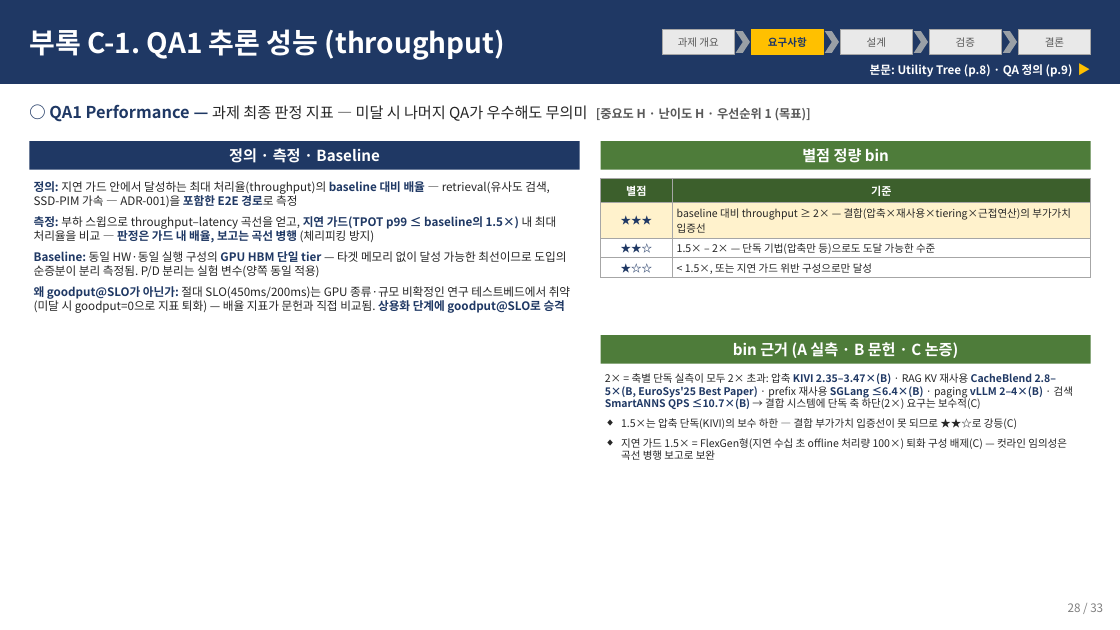
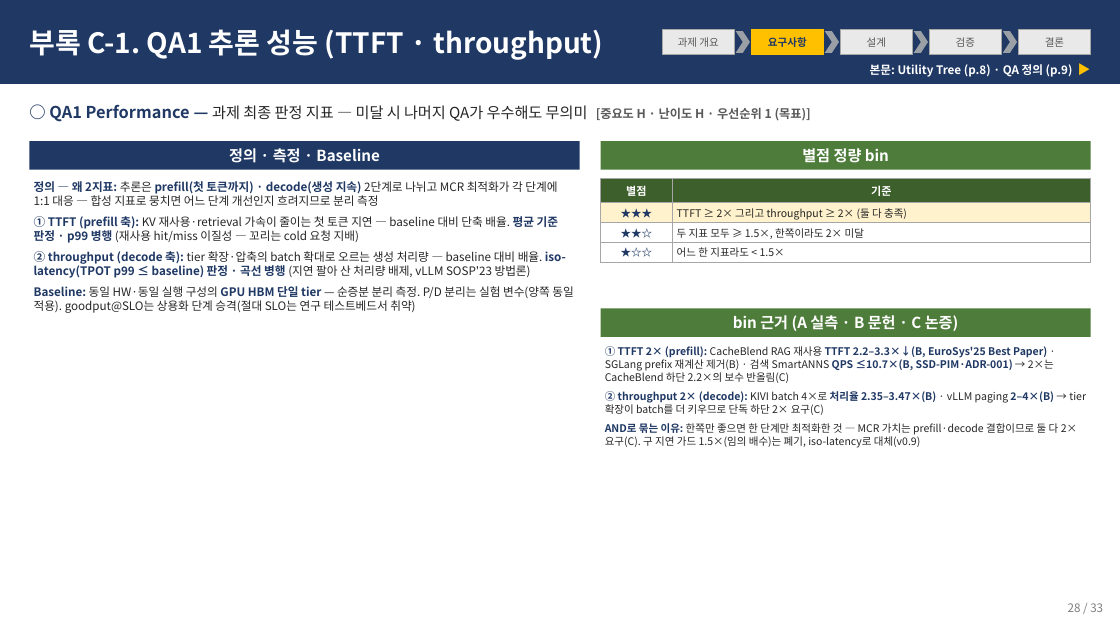
Before and after one commit to mkim0628/architect, a slide deck: slide 8 of docs/mcr_req_deck.pptx. Drawn at 1120x630 pixels with LibreOffice and Linux fonts; fonts in the diff are those of the drawing. Boxes give left, top, right and bottom in pixels: in the first picture for what was removed or moved away, otherwise in the second. Text is boxed around its words. In the diff, an @@ line names an element or a change of style, - is before the commit and + after.

```diff
--- a/docs/mcr_req_deck.pptx
+++ b/docs/mcr_req_deck.pptx
@@ text at [29,29,603,60]: text changed @@
-부록 C-1. QA1 추론 성능 (throughput)
+부록 C-1. QA1 추론 성능 (TTFT · throughput)
@@ table at [601,178,1091,262] @@
-row 2, column 2: baseline 대비 throughput ≥ 2× — 결합(압축×재사용×tiering×근접연산)의 부가가치 입증선
+row 2, column 2: TTFT ≥ 2× 그리고 throughput ≥ 2× (둘 다 충족)
-row 3, column 2: 1.5× – 2× — 단독 기법(압축만 등)으로도 도달 가능한 수준
+row 3, column 2: 두 지표 모두 ≥ 1.5×, 한쪽이라도 2× 미달
-row 4, column 2: < 1.5×, 또는 지연 가드 위반 구성으로만 달성
+row 4, column 2: 어느 한 지표라도 < 1.5×
@@ text at [34,181,573,313]: text changed @@
-◆ 정의: 지연 가드 안에서 달성하는 최대 처리율(throughput)의 baseline 대비 배율 — retrieval(유사도 검색, SSD-PIM 가속 — ADR-001)을 포함한 E2E 경로로 측정
-◆ 측정: 부하 스윕으로 throughput–latency 곡선을 얻고, 지연 가드(TPOT p99 ≤ baseline의 1.5×) 내 최대 처리율을 비교 — 판정은 가드 내 배율, 보고는 곡선 병행 (체리피킹 방지)
-◆ Baseline: 동일 HW·동일 실행 구성의 GPU HBM 단일 tier — 타겟 메모리 없이 달성 가능한 최선이므로 도입의 순증분이 분리 측정됨. P/D 분리는 실험 변수(양쪽 동일 적용)
-◆ 왜 goodput@SLO가 아닌가: 절대 SLO(450ms/200ms)는 GPU 종류·규모 비확정인 연구 테스트베드에서 취약(미달 시 goodput=0으로 지표 퇴화) — 배율 지표가 문헌과 직접 비교됨. 상용화 단계에 goodput@SLO로 승격
+◆ 정의 — 왜 2지표: 추론은 prefill(첫 토큰까지) · decode(생성 지속) 2단계로 나뉘고 MCR 최적화가 각 단계에 1:1 대응 — 합성 지표로 뭉치면 어느 단계 개선인지 흐려지므로 분리 측정
+◆ ① TTFT (prefill 축): KV 재사용·retrieval 가속이 줄이는 첫 토큰 지연 — baseline 대비 단축 배율. 평균 기준 판정 · p99 병행 (재사용 hit/miss 이질성 — 꼬리는 cold 요청 지배)
+◆ ② throughput (decode 축): tier 확장·압축의 batch 확대로 오르는 생성 처리량 — baseline 대비 배율. iso-latency(TPOT p99 ≤ baseline) 판정 · 곡선 병행 (지연 팔아 산 처리량 배제, vLLM SOSP'23 방법론)
+◆ Baseline: 동일 HW·동일 실행 구성의 GPU HBM 단일 tier — 순증분 분리 측정. P/D 분리는 실험 변수(양쪽 동일 적용). goodput@SLO는 상용화 단계 승격(절대 SLO는 연구 테스트베드서 취약)
@@ rectangle: place and size @@
-rectangle at [601,335,1091,364]
+rectangle at [601,308,1091,337]
@@ text "bin 근거 (A 실측 · ...": place and size @@
-text "bin 근거 (A 실측 · ..." at [733,342,959,358]
+text "bin 근거 (A 실측 · ..." at [733,315,959,331]
@@ text at [605,346,1086,448]: text changed @@
-◆ 2× = 축별 단독 실측이 모두 2× 초과: 압축 KIVI 2.35–3.47×(B) · RAG KV 재사용 CacheBlend 2.8–5×(B, EuroSys'25 Best Paper) · prefix 재사용 SGLang ≤6.4×(B) · paging vLLM 2–4×(B) · 검색 SmartANNS QPS ≤10.7×(B) → 결합 시스템에 단독 축 하단(2×) 요구는 보수적(C)
-◆ 1.5×는 압축 단독(KIVI)의 보수 하한 — 결합 부가가치 입증선이 못 되므로 ★★☆로 강등(C)
-◆ 지연 가드 1.5× = FlexGen형(지연 수십 초 offline 처리량 100×) 퇴화 구성 배제(C) — 컷라인 임의성은 곡선 병행 보고로 보완
+◆ ① TTFT 2× (prefill): CacheBlend RAG 재사용 TTFT 2.2–3.3×↓(B, EuroSys'25 Best Paper) · SGLang prefix 재계산 제거(B) · 검색 SmartANNS QPS ≤10.7×(B, SSD-PIM·ADR-001) → 2×는 CacheBlend 하단 2.2×의 보수 반올림(C)
+◆ ② throughput 2× (decode): KIVI batch 4×로 처리율 2.35–3.47×(B) · vLLM paging 2–4×(B) → tier 확장이 batch를 더 키우므로 단독 하단 2× 요구(C)
+◆ AND로 묶는 이유: 한쪽만 좋으면 한 단계만 최적화한 것 — MCR 가치는 prefill·decode 결합이므로 둘 다 2× 요구(C). 구 지연 가드 1.5×(임의 배수)는 폐기, iso-latency로 대체(v0.9)
```
Also in this commit, not shown: 3 other slides changed, 4 other files.
